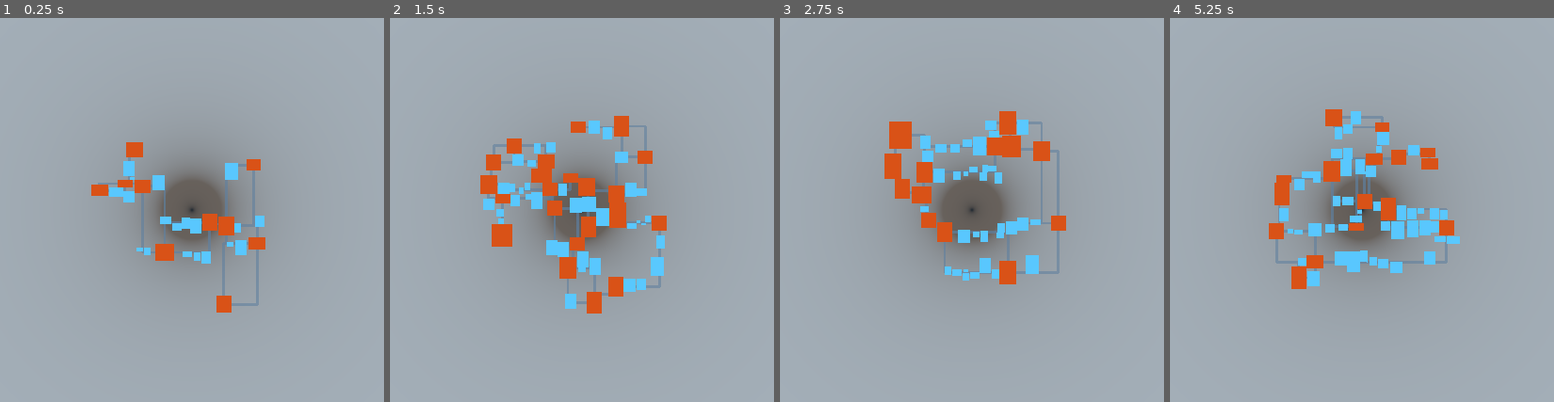
Above: before the commit, frames 1-4 (left to right).
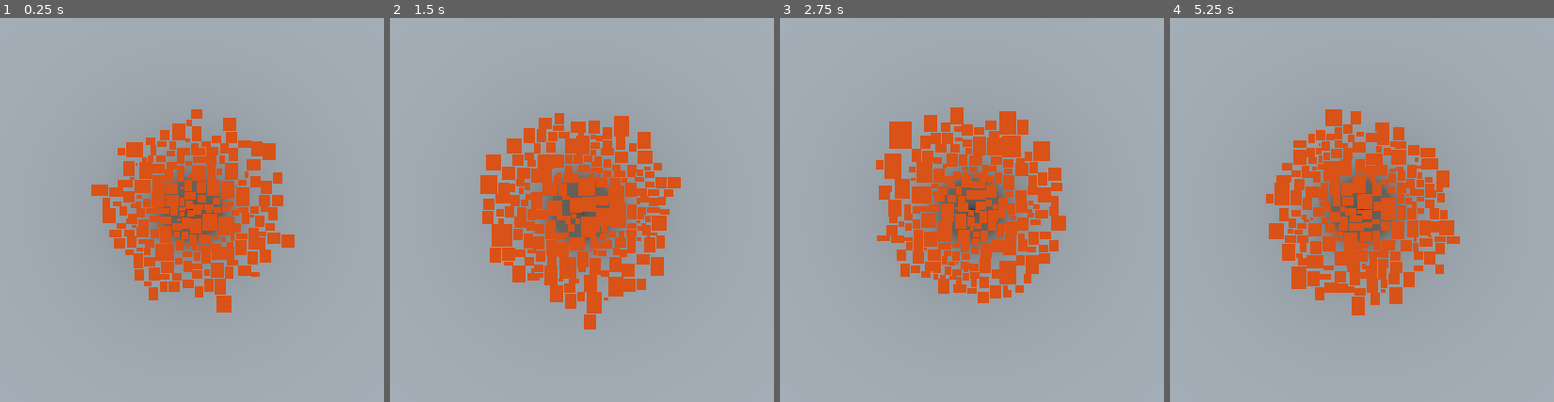
Above: after the commit, the same moments.

Repository: CavemanTournament/CavemanTournament
Game: Godot game, scene res://main.tscn
Two runs of this game, one before a commit and one after it. Both use one fixed random seed, a clock stepped at 60 frames per second and the inputs below. This scene is started directly instead of the project's main scene.
Inputs (mouse positions are in pixels of both pictures, inside the frame that each line leads up to):
- Up to frame 1 (0.25 s): no input
- Up to frame 2 (1.5 s): tap Enter at 0.5 s; move the mouse to (747, 186) at 0.52 s; hold Space (ui_select) 0.53-1.25 s; click (747, 186) at 0.67 s; drag from (432, 233) to (543, 298) at 1.27 s
- Up to frame 3 (2.75 s): tap Enter at 2 s; move the mouse to (1048, 114) at 2.02 s; hold Space (ui_select) from 2.03 s (still down); click (1048, 114) at 2.17 s
- Up to frame 4 (5.25 s): release Space (ui_select) at 2.75 s; drag from (1323, 298) to (outside the picture) at 2.77 s; tap Enter at 3.5 s; move the mouse to (outside the picture) at 3.52 s; hold Space (ui_select) 3.53-4.25 s; click (outside the picture) at 3.67 s; drag from (outside the picture) to (1250, 98) at 4.27 s; move the mouse to (1400, 210) at 5.02 s; hold Space (ui_select) from 5.03 s (still down); click (1400, 210) at 5.17 s

The runs differ from the first frame. In frame 1, 11% of the frame differs, in the area x 25-77%, y 23-75%; in frame 2, 11%; in frame 3, 11%; in frame 4, 11%, in the area x 25-76%, y 24-78%.

Commit message:
refactor: option to use fast separation logic

Diff:
--- a/dungeon/generator.gd
+++ b/dungeon/generator.gd
@@ -11,6 +11,8 @@
 var min_room_size: int # Turn all cells at least this big into rooms
 var corridor_width: int
 var cell_height: int
+
+var fast_separation: bool # Use separation with better performance but worse quality
 
 var rng: RandomNumberGenerator
 var cells: Dictionary
@@ -24,7 +26,8 @@
 	_cell_position_range: int,
 	_min_room_size: int,
 	_corridor_width: int,
-	_cell_height: int
+	_cell_height: int,
+	_fast_separation: bool
 ):
 	self.num_cells = _num_cells
 	self.cell_size_mean = _cell_size_mean
@@ -33,12 +36,13 @@
 	self.min_room_size = _min_room_size
 	self.corridor_width = _corridor_width
 	self.cell_height = _cell_height
+	self.fast_separation = _fast_separation
 
 	self.rng = RandomNumberGenerator.new()
 	self.rng.randomize()
 
 
-func generate():
+func generate(debug_separation: = false):
 	self.cells = {}
 	self.next_cell_id = 0
 
@@ -48,26 +52,30 @@
 		self.cells[cell.id] = cell
 
 		# Set cell type to room if it's big enough
-		if cell.rect.size.x >= min_room_size:
+		if cell.rect.size.x >= min_room_size || debug_separation:
 			cell.set_type(DungeonVariables.CellType.ROOM)
 
-	separate_cells()
-
-	# Get a graph of linked rooms
-	var room_graph: = get_room_graph()
-	var link_paths: = []
-
-	for cell1_id in room_graph.nodes:
-		for cell2_id in room_graph.edges[cell1_id]:
-			link_paths.append(get_cell_link_path(cell1_id, cell2_id))
-
-	# Add siderooms between linked rooms
-	for path in link_paths:
-		create_siderooms(path)
-
-	# Add corridors between linked rooms
-	for path in link_paths:
-		create_corridors(path, corridor_width)
+	if self.fast_separation:
+		separate_cells_fast()
+	else:
+		separate_cells()
+
+	if !debug_separation:
+		# Get a graph of linked rooms
+		var room_graph: = get_room_graph()
+		var link_paths: = []
+
+		for cell1_id in room_graph.nodes:
+			for cell2_id in room_graph.edges[cell1_id]:
+				link_paths.append(get_cell_link_path(cell1_id, cell2_id))
+
+		# Add siderooms between linked rooms
+		for path in link_paths:
+			create_siderooms(path)
+
+		# Add corridors between linked rooms
+		for path in link_paths:
+			create_corridors(path, corridor_width)
 
 	# Return rooms, siderooms and corridors
 	var assigned_cells: = []
@@ -339,9 +347,43 @@
 					cells[cell1_id].set_position(o2)
 					tree.update(cell1_id, cells[cell1_id].rect)
 
-func get_overlapping_cell(cell1: DungeonCell) -> DungeonCell:
-	for cell2 in self.cells.values():
-		if cell1.id != cell2.id && cell1.rect.intersects(cell2.rect):
+func separate_cells_fast():
+	var separated = []
+
+	for cell1 in self.cells.values():
+		var dir: Vector3 = cell1.transform.origin.normalized()
+		var angle: = dir.angle_to(Vector3.RIGHT)
+
+		while true:
+			var cell2: = get_overlapping_cell(cell1, separated)
+
+			if !cell2:
+				break
+
+			var cell1_corner: = Vector3.ZERO
+			cell1_corner.x = cell1.rect.end.x if dir.x <= 0 else cell1.rect.position.x
+			cell1_corner.z = cell1.rect.end.y if dir.z <= 0 else cell1.rect.position.y
+
+			var cell2_corner: = Vector3.ZERO
+			cell2_corner.x = cell2.rect.position.x if dir.x <= 0 else cell2.rect.end.x
+			cell2_corner.z = cell2.rect.position.y if dir.z <= 0 else cell2.rect.end.y
+
+			var dist_horizontal: = cell2_corner.x - cell1_corner.x
+			var dist_vertical: = cell2_corner.z - cell1_corner.z
+
+			var delta1: = Vector3(tan(angle) * dist_vertical, 0, dist_vertical)
+			var delta2: = Vector3(dist_horizontal, 0, tan(angle - PI / 2) * dist_horizontal)
+			var delta = delta1 if delta1.length() < delta2.length() else delta2
+
+			assert(delta.length() > 0)
+
+			cell1.move(delta.round())
+
+		separated.append(cell1)
+
+func get_overlapping_cell(cell1: DungeonCell, cell_arr: Array) -> DungeonCell:
+	for cell2 in cell_arr:
+		if cell1.rect.intersects(cell2.rect):
 			return cell2
 	return null
 
--- a/main.gd
+++ b/main.gd
@@ -1,15 +1,17 @@
 extends Spatial
 
-export var tile_size = 8.0
-export var num_cells = 100
-export var cell_size_mean = 10
-export var cell_size_deviation = 4
-export var cell_position_range = 40
-export var min_room_size = 10
-export var corridor_width = 3
-export var cell_height = 1
+export var tile_size: = 8.0
+export var num_cells: = 100
+export var cell_size_mean: = 10
+export var cell_size_deviation: = 4
+export var cell_position_range: = 40
+export var min_room_size: = 10
+export var corridor_width: = 3
+export var cell_height: = 1
+export var fast_separation: = false
 
 export var debug = false
+export var debug_separation = false
 
 onready var debug_geom: = $ImmediateGeometry
 onready var rooms: = $Rooms
@@ -21,19 +23,20 @@
 
 func make_cells() -> void:
 	var dungeon_generator = DungeonGenerator.new(
-		num_cells,
-		cell_size_mean,
-		cell_size_deviation,
-		cell_position_range,
-		min_room_size,
-		corridor_width,
-		cell_height
+		self.num_cells,
+		self.cell_size_mean,
+		self.cell_size_deviation,
+		self.cell_position_range,
+		self.min_room_size,
+		self.corridor_width,
+		self.cell_height,
+		self.fast_separation
 	)
-	var cells = dungeon_generator.generate()
+	var cells = dungeon_generator.generate(self.debug_separation)
 
 	for cell in cells:
-		cell.set_size(cell.get_size() * tile_size)
-		cell.set_position(cell.transform.origin * tile_size)
+		cell.set_size(cell.get_size() * self.tile_size)
+		cell.set_position(cell.transform.origin * self.tile_size)
 
 		if cell.is_room():
 			self.rooms.add_child(cell)
--- a/main.tscn
+++ b/main.tscn
@@ -11,6 +11,7 @@
 tile_size = 1.0
 num_cells = 200
 min_room_size = 16
+debug_separation = true
 
 [node name="Rooms" type="Node" parent="."]
 
